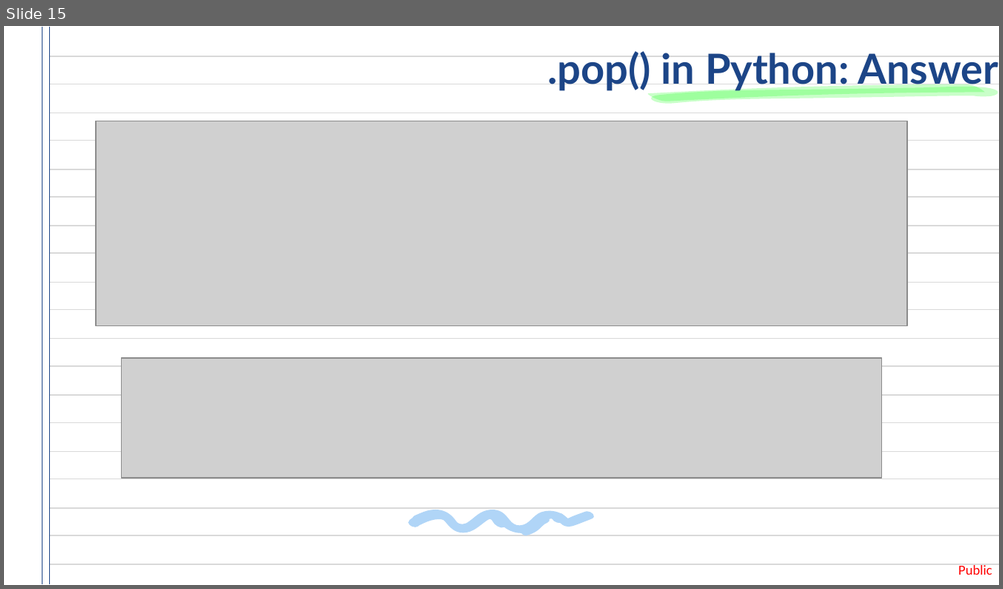
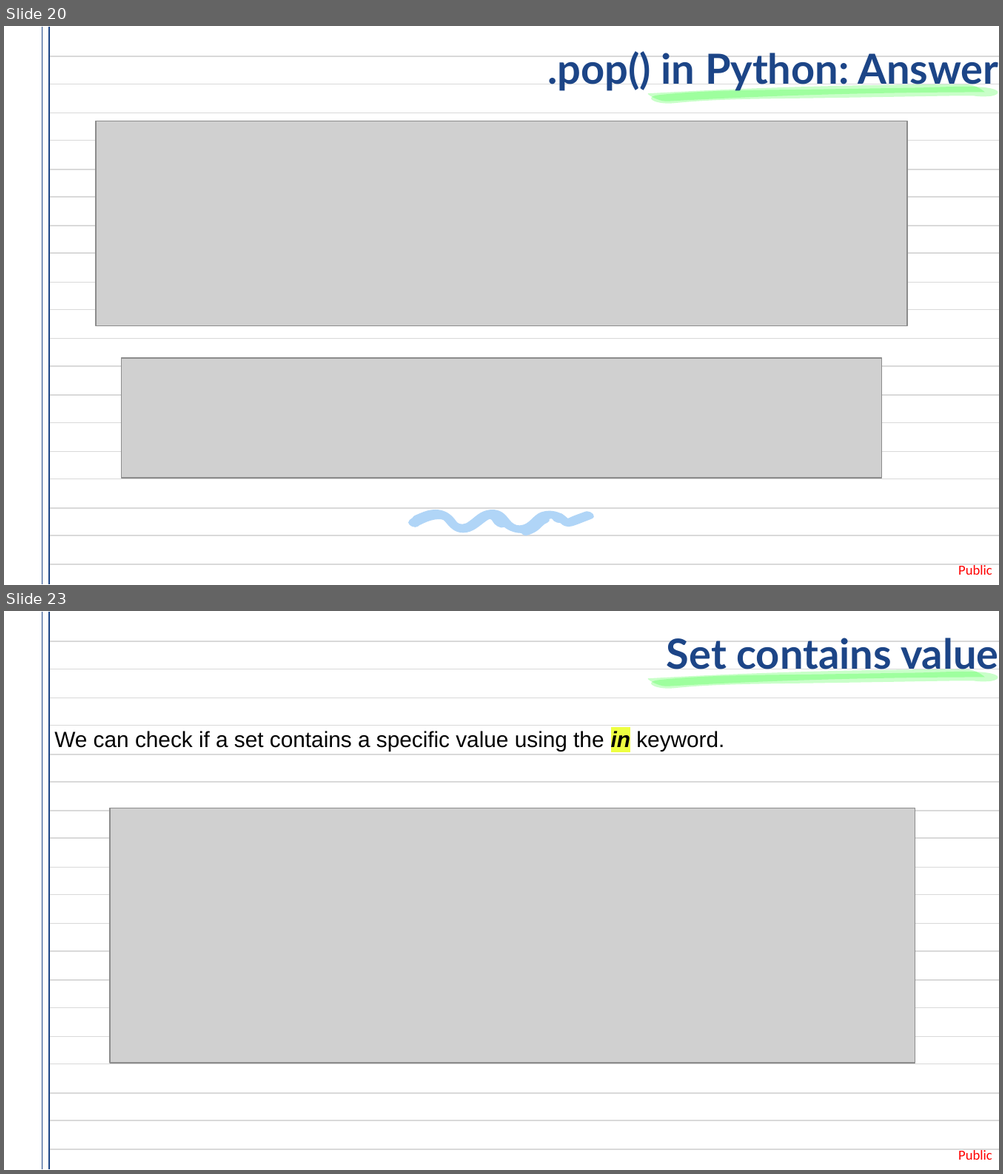
Before and after one commit to pi515/tech-mentorship, a slide deck: lessons/4-collections/4.3-sets/4.3.pptx. Shown one above the other, each under a label of ours: slide 15 before the commit, slides 20 and 23 after it; the slides between them are not shown. The pictures are 1003x589 and 1003x1174 pixels, drawn with LibreOffice and Linux fonts; fonts in the diff are those of the drawing; grey boxes stand for pictures. Boxes give left, top, right and bottom in pixels: in the first picture for what was removed or moved away, otherwise in the second. Text is boxed around its words. In the diff, an @@ line names an element or a change of style, - is before the commit and + after.

```diff
--- a/lessons/4-collections/4.3-sets/4.3.pptx
+++ b/lessons/4-collections/4.3-sets/4.3.pptx
@@ slide 23 added at (x1=4, y1=611, x2=999, y2=1170), background #FFFFFF; not listed: 22 template elements that a slide beside it also shows @@
@@ title added at (x1=666, y1=638, x2=999, y2=677), 30 pt, text #1C4587, bold @@
+Set contains value
@@ freeform shape added at (x1=643, y1=672, x2=999, y2=689), fill #00FF00 at 21% opacity @@
@@ freeform shape added at (x1=646, y1=669, x2=984, y2=686), fill #00FF00 at 21% opacity @@
@@ subtitle added at (x1=54, y1=731, x2=724, y2=751), 16 pt, text #000000 @@
+We can check if a set contains a specific value using the in keyword.
@@ picture added at (x1=109, y1=808, x2=914, y2=1062) @@
@@ what was slide 15 is now slide 20 @@
```
Also in this commit, not shown: 24 other slides changed, 10 other slides added, 1 other file.
